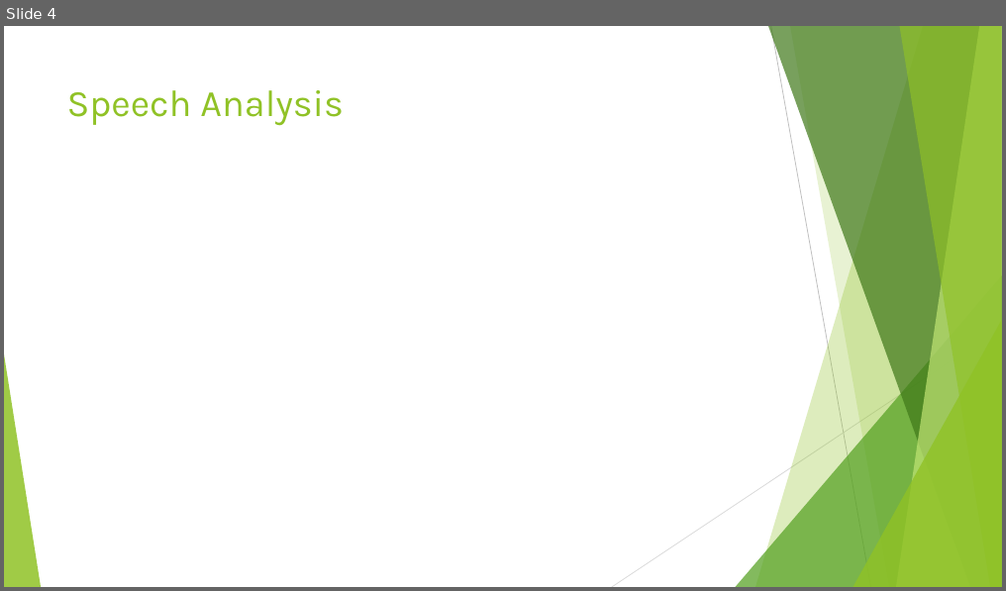
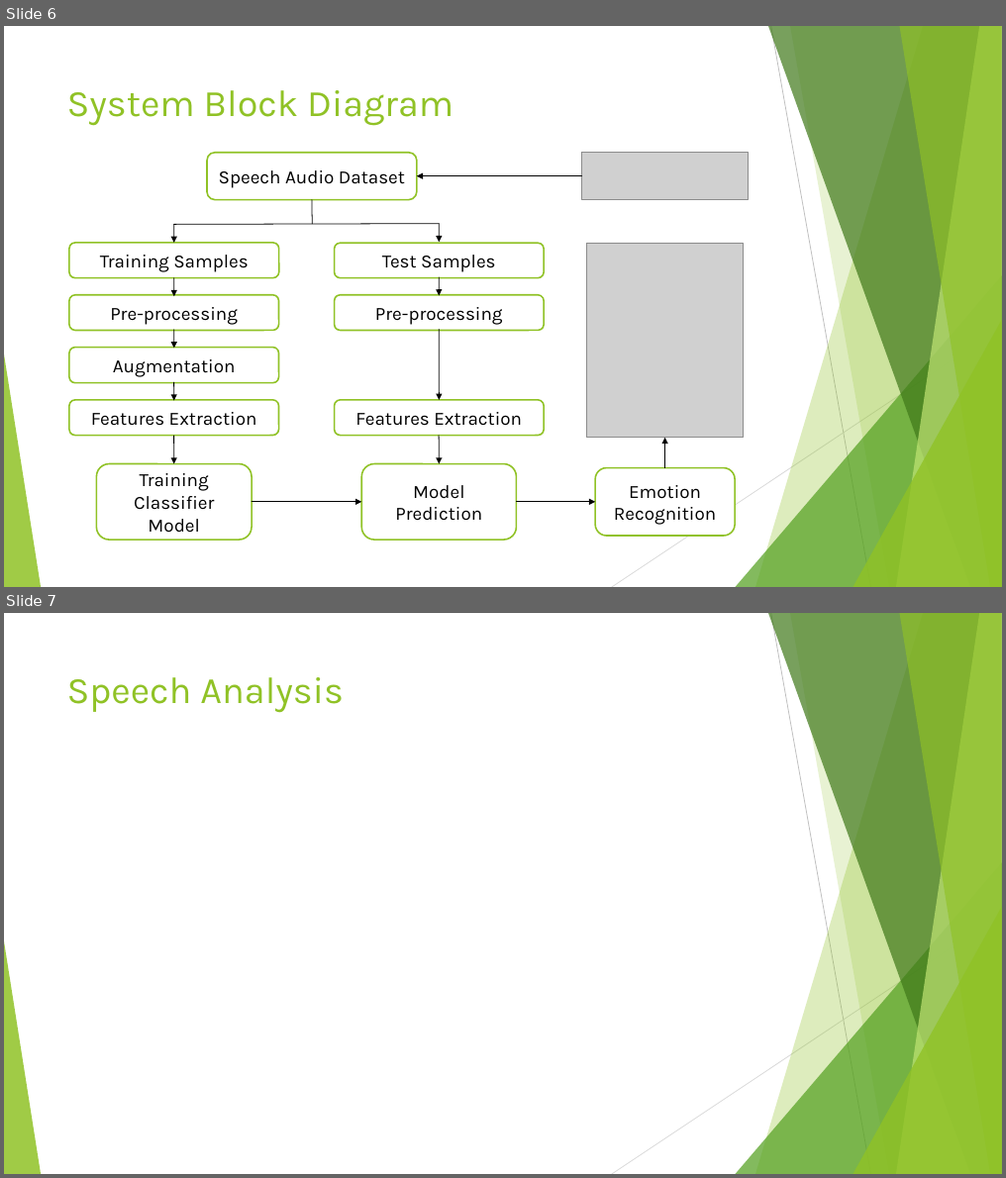
Before and after one commit to VictorMel/VoiceEmotionalAnalysis, a slide deck: Speech Emotion Detection.pptx. Shown one above the other, each under a label of ours: slide 4 before the commit, slides 6 and 7 after it. The pictures are 1006x591 and 1006x1178 pixels, drawn with LibreOffice and Linux fonts; fonts in the diff are those of the drawing; grey boxes stand for pictures. Boxes give left, top, right and bottom in pixels: in the first picture for what was removed or moved away, otherwise in the second. Text is boxed around its words. In the diff, an @@ line names an element or a change of style, - is before the commit and + after.

```diff
--- a/Speech Emotion Detection.pptx
+++ b/Speech Emotion Detection.pptx
@@ slide 6 added at (x1=4, y1=26, x2=1002, y2=587), background #FFFFFF; not listed: 10 template elements that a slide beside it also shows @@
@@ title added at (x1=67, y1=90, x2=453, y2=126), 36 pt, text #90C226 @@
+System Block Diagram
@@ rounded rectangle added at (x1=207, y1=153, x2=417, y2=199), fill #FFFFFF, outline #90C226 1.5 pt, 18 pt, text #000000 @@
+Speech Audio Dataset
@@ picture added at (x1=582, y1=153, x2=748, y2=199) @@
@@ line added from (312, 199) to (313, 224), #000000 0.75 pt @@
@@ arrow added from (582, 176) to (417, 176), #000000 0.75 pt @@
@@ arrow added from (174, 224) to (174, 243), #000000 0.75 pt @@
@@ line added from (174, 224) to (439, 224), #000000 0.75 pt @@
@@ arrow added from (439, 224) to (439, 243), #000000 0.75 pt @@
@@ rounded rectangle added at (x1=69, y1=243, x2=279, y2=278), fill #FFFFFF, outline #90C226 1.5 pt, 18 pt, text #000000 @@
+Training Samples
@@ rounded rectangle added at (x1=334, y1=243, x2=544, y2=278), fill #FFFFFF, outline #90C226 1.5 pt, 18 pt, text #000000 @@
+Test Samples
@@ picture added at (x1=586, y1=243, x2=743, y2=438) @@
@@ arrow added from (174, 278) to (174, 296), #000000 0.75 pt @@
@@ arrow added from (439, 277) to (439, 295), #000000 0.75 pt @@
@@ rounded rectangle added at (x1=69, y1=295, x2=279, y2=331), fill #FFFFFF, outline #90C226 1.5 pt, 18 pt, text #000000 @@
+Pre-processing
@@ rounded rectangle added at (x1=334, y1=295, x2=544, y2=331), fill #FFFFFF, outline #90C226 1.5 pt, 18 pt, text #000000 @@
+Pre-processing
@@ rounded rectangle added at (x1=69, y1=347, x2=279, y2=383), fill #FFFFFF, outline #90C226 1.5 pt, 18 pt, text #000000 @@
+Augmentation
@@ arrow added from (174, 330) to (174, 348), #000000 0.75 pt @@
@@ arrow added from (439, 329) to (439, 400), #000000 0.75 pt @@
@@ rounded rectangle added at (x1=69, y1=400, x2=279, y2=436), fill #FFFFFF, outline #90C226 1.5 pt, 18 pt, text #000000 @@
+Features Extraction
@@ arrow added from (174, 382) to (174, 401), #000000 0.75 pt @@
@@ rounded rectangle added at (x1=334, y1=400, x2=544, y2=436), fill #FFFFFF, outline #90C226 1.5 pt, 18 pt, text #000000 @@
+Features Extraction
@@ arrow added from (174, 436) to (174, 464), #000000 0.75 pt @@
@@ arrow added from (439, 436) to (439, 464), #000000 0.75 pt @@
@@ arrow added from (665, 469) to (665, 438), #000000 0.75 pt @@
@@ rounded rectangle added at (x1=97, y1=464, x2=252, y2=540), fill #FFFFFF, outline #90C226 1.5 pt, 18 pt, text #000000 @@
+Training Classifier Model
@@ rounded rectangle added at (x1=361, y1=464, x2=517, y2=540), fill #FFFFFF, outline #90C226 1.5 pt, 18 pt, text #000000 @@
+Model Prediction
@@ rounded rectangle added at (x1=595, y1=469, x2=735, y2=537), fill #FFFFFF, outline #90C226 1.5 pt, 18 pt, text #000000 @@
+Emotion Recognition
@@ arrow added from (252, 502) to (361, 502), #000000 0.75 pt @@
@@ arrow added from (516, 502) to (595, 502), #000000 0.75 pt @@
@@ what was slide 4 is now slide 7 @@
```
Also in this commit, not shown: 2 slides changed, 3 other slides added, 1 slide removed, 20 other files.
